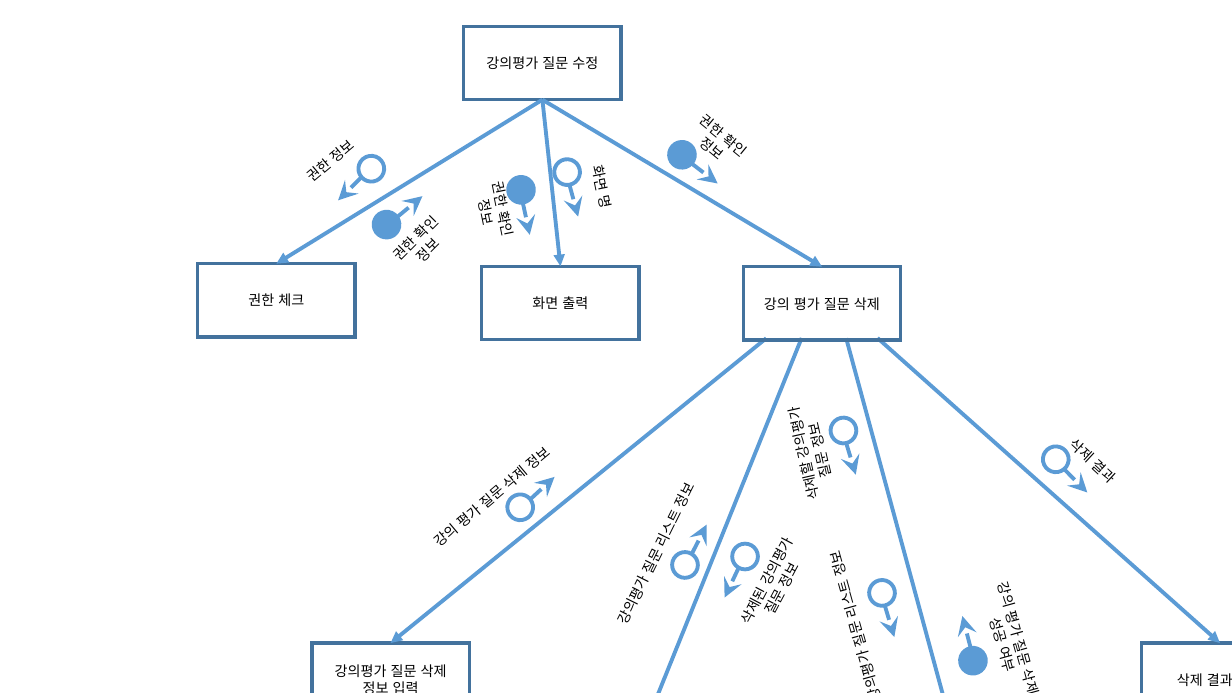
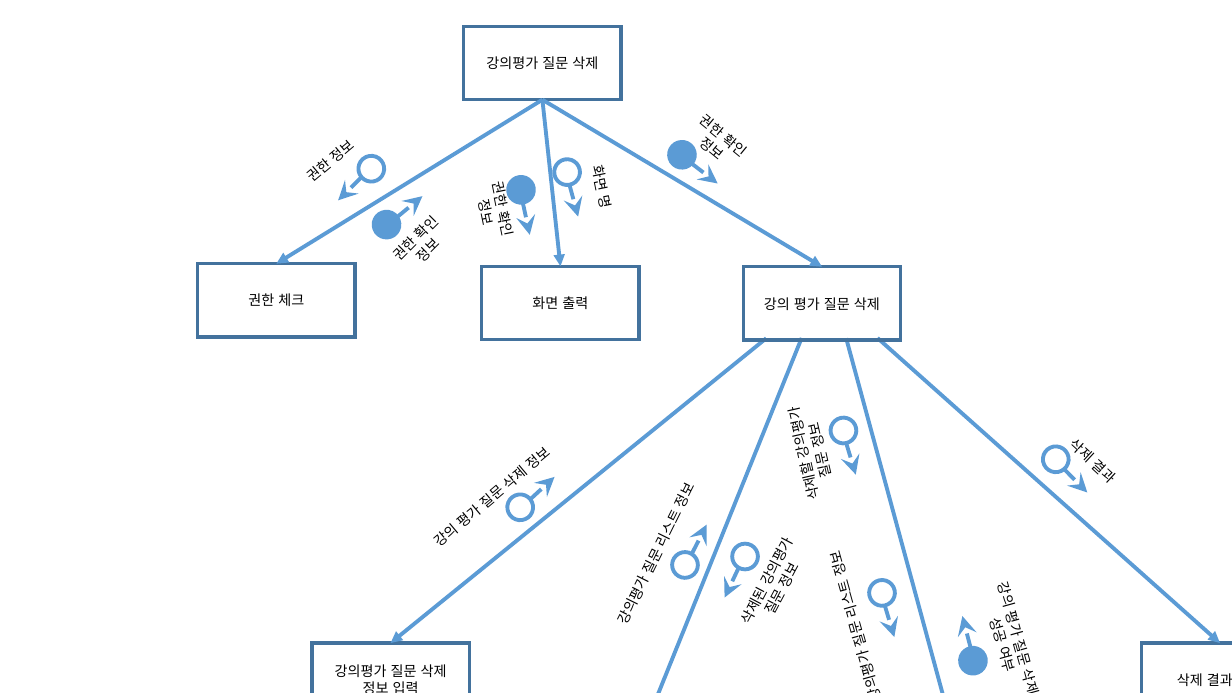
Before and after one commit to se04/se04, a slide deck: slide 1 of SDD 관련 자료/작업 결과물/대화 모형도/강의평가질문삭제.pptx. Drawn at 1232x693 pixels with LibreOffice and Linux fonts; fonts in the diff are those of the drawing. Boxes give left, top, right and bottom in pixels: in the first picture for what was removed or moved away, otherwise in the second. Text is boxed around its words. In the diff, an @@ line names an element or a change of style, - is before the commit and + after.

Commit message:
또로롱

```diff
--- a/SDD 관련 자료/작업 결과물/대화 모형도/강의평가질문삭제.pptx
+++ b/SDD 관련 자료/작업 결과물/대화 모형도/강의평가질문삭제.pptx
@@ text in rectangle at (486, 56, 598, 69): text changed @@
-강의평가 질문 수정
+강의평가 질문 삭제
```
